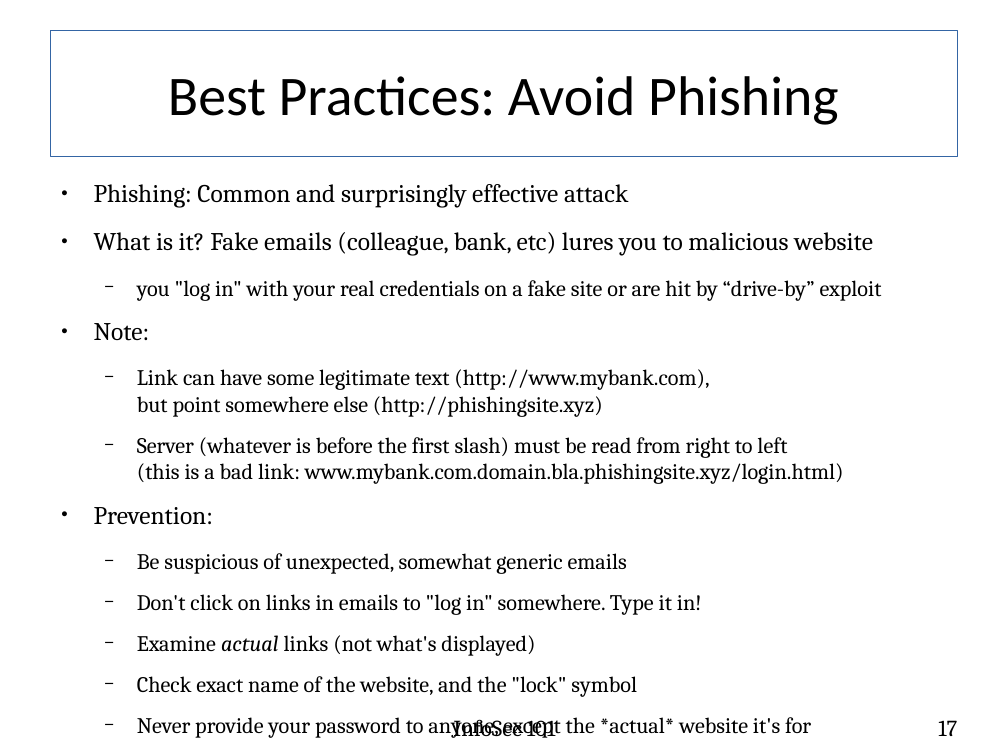
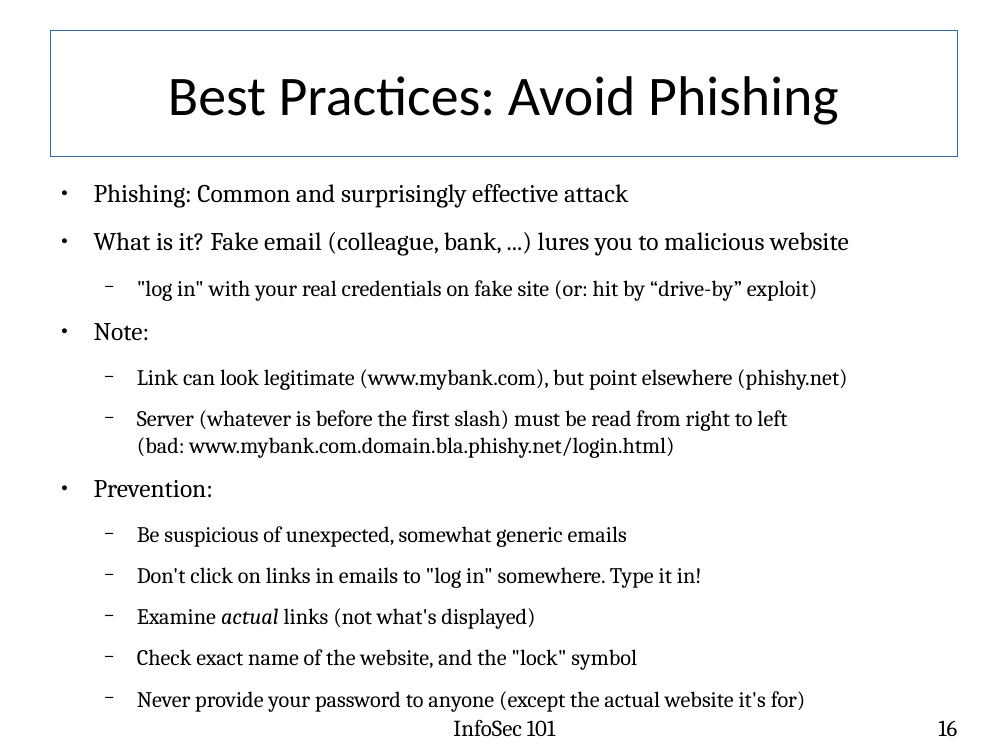
Before and after one commit to fabianlischka/InfoSec101, a slide deck: slide 16 of InfoSec101-Presentation-FCC-2015-02-26.odp (slide 17 before the commit). Drawn at 1008x756 pixels with LibreOffice and Linux fonts; fonts in the diff are those of the drawing. Boxes give left, top, right and bottom in pixels: in the first picture for what was removed or moved away, otherwise in the second. Text is boxed around its words. In the diff, an @@ line names an element or a change of style, - is before the commit and + after.

```diff
--- a/InfoSec101-Presentation-FCC-2015-02-26.odp
+++ b/InfoSec101-Presentation-FCC-2015-02-26.odp
@@ text at (x1=94, y1=232, x2=849, y2=301): text changed @@
-● What is it? Fake emails (colleague, bank, etc) lures you to malicious website
-  − you "log in" with your real credentials on a fake site or are hit by “drive-by” exploit
+● What is it? Fake email (colleague, bank, ...) lures you to malicious website
+  − "log in" with your real credentials on fake site (or: hit by “drive-by” exploit)
@@ text at (x1=137, y1=369, x2=847, y2=458): text changed @@
-  − Link can have some legitimate text (http://www.mybank.com),
-    but point somewhere else (http://phishingsite.xyz)
-  − Server (whatever is before the first slash) must be read from right to left
-    (this is a bad link: www.mybank.com.domain.bla.phishingsite.xyz/login.html)
+  − Link can look legitimate (www.mybank.com), but point elsewhere (phishy.net)
+  − Server (whatever is before the first slash) must be read from right to left
+    (bad: www.mybank.com.domain.bla.phishy.net/login.html)
@@ text at (x1=137, y1=691, x2=806, y2=712): text changed @@
-  − Never provide your password to anyone, except the *actual* website it's for
+  − Never provide your password to anyone (except the actual website it's for)
@@ page number at (x1=938, y1=720, x2=957, y2=736): text changed @@
-17
+16
```
Also in this commit, not shown: 22 other slides changed, 1 slide removed.
